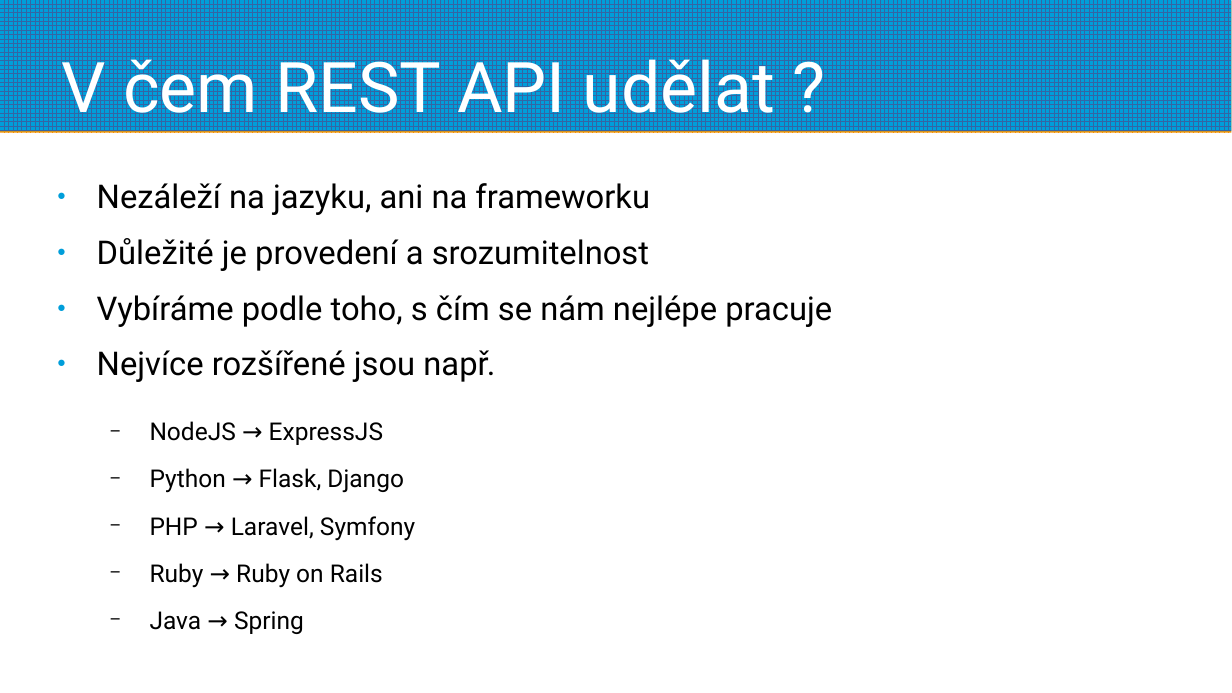
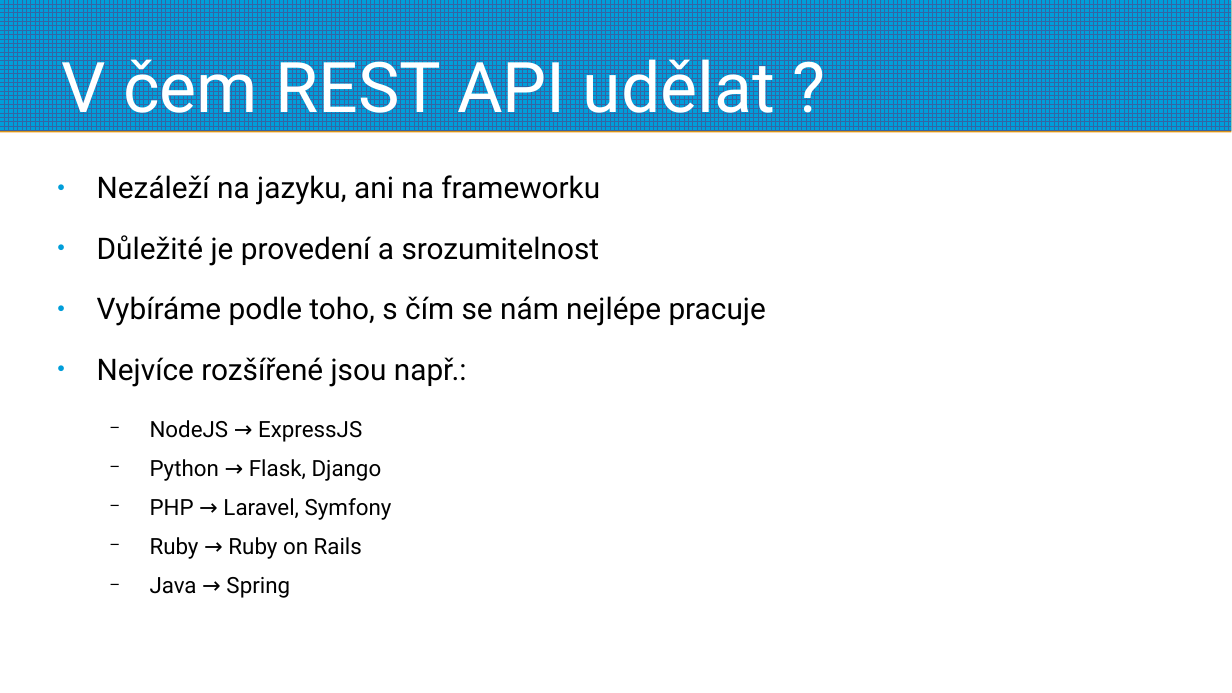
Before and after one commit to estrellasfv/rest-api, a slide deck: slide 14 of brunova.ppsx (slide 13 before the commit). Drawn at 1232x693 pixels with LibreOffice and Linux fonts; fonts in the diff are those of the drawing; background and template pictures are left out. Boxes give left, top, right and bottom in pixels: in the first picture for what was removed or moved away, otherwise in the second. Text is boxed around its words. In the diff, an @@ line names an element or a change of style, - is before the commit and + after.

```diff
--- a/brunova.ppsx
+++ b/brunova.ppsx
@@ text at bbox=[97, 175, 766, 598]: size 21.1 to 19.2 pt in "Nezáleží na jazyku, ani na frameworku", "Důležité je provedení a srozumitelnost", "Vybíráme podle toho, s čím se nám ..."; size 15.8 to 14.4 pt in "NodeJS → ExpressJS", "Python → Flask, Django", "PHP → Laravel, Symfony", "Ruby → Ruby on Rails" and 1 more places; line spacing 1 to 0.8; more space between paragraphs @@
@@ text at bbox=[97, 357, 467, 387]: text changed; size 21.1 to 19.2 pt @@
-● Nejvíce rozšířené jsou např.
+● Nejvíce rozšířené jsou např.:
```
Also in this commit, not shown: 13 other slides changed, 1 slide added, 1 other file.
